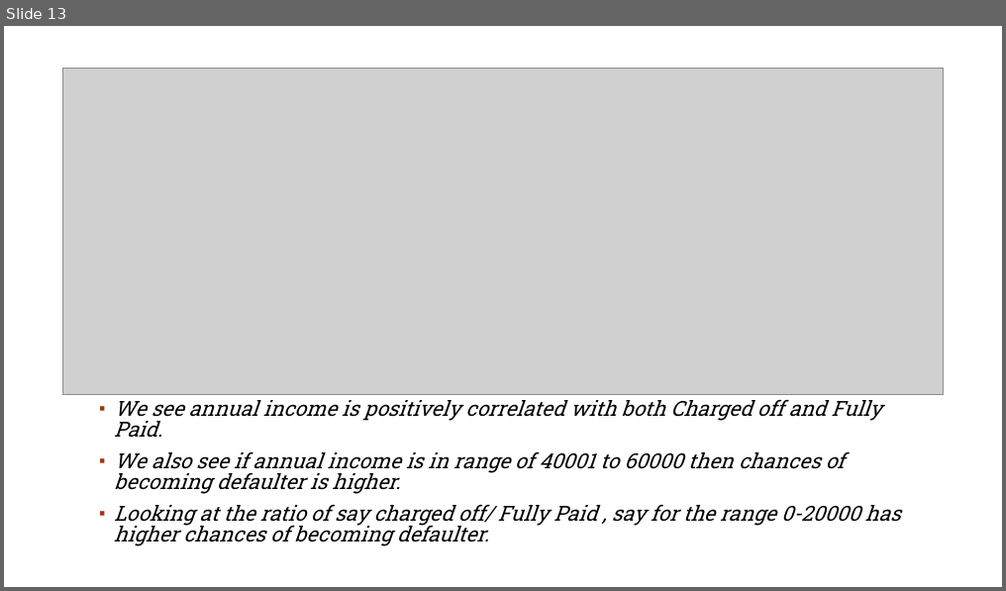
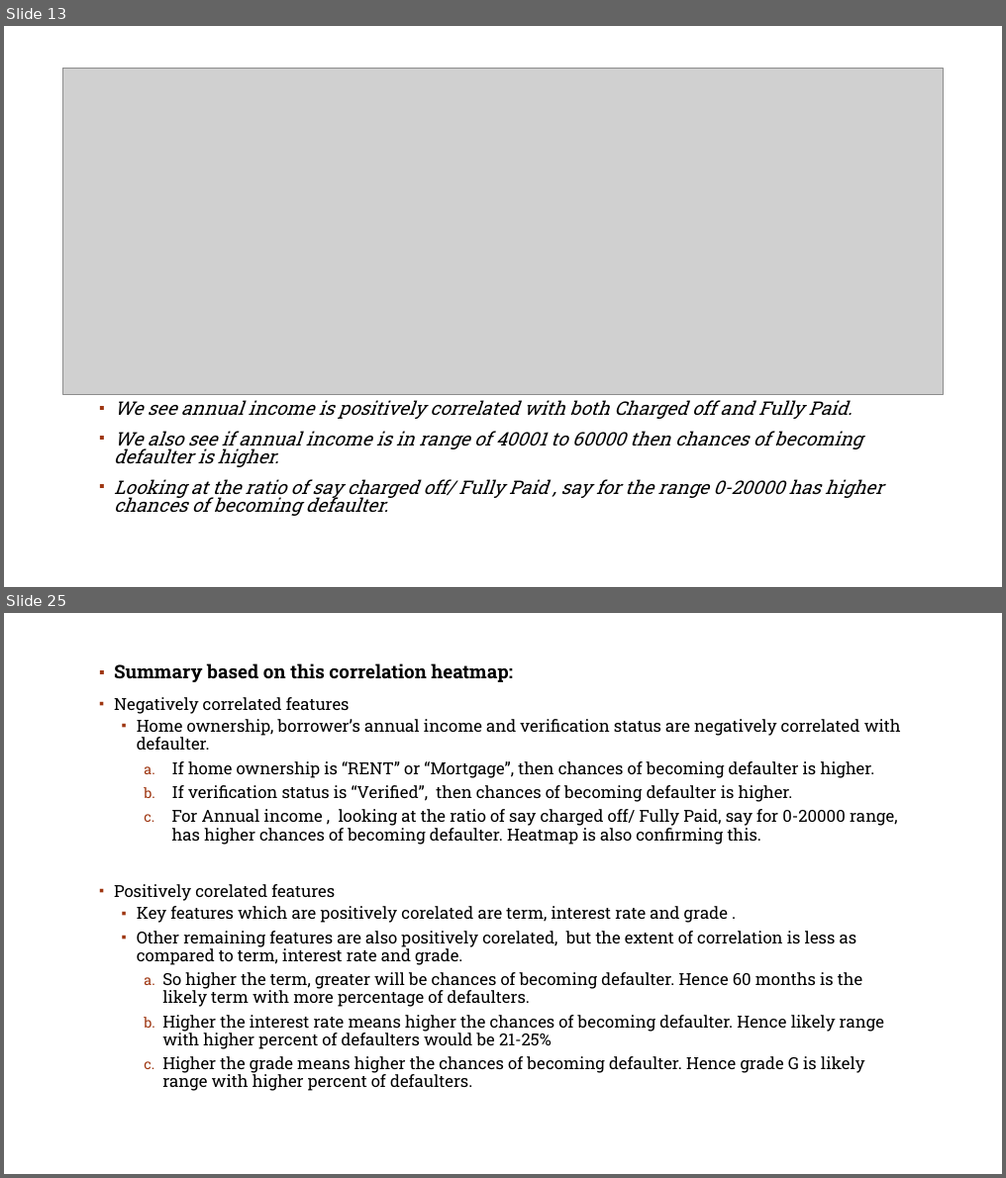
Before and after one commit to rahul2july/lendingclubcasestudy, a slide deck: lendingclubcasestudy.pptx. Shown one above the other, each under a label of ours: slide 13 before the commit, slides 13 and 25 after it; the slides between them are not shown. The pictures are 1006x591 and 1006x1178 pixels, drawn with LibreOffice and Linux fonts; fonts in the diff are those of the drawing; grey boxes stand for pictures; background and template pictures are left out. Boxes give left, top, right and bottom in pixels: in the first picture for what was removed or moved away, otherwise in the second. Text is boxed around its words. In the diff, an @@ line names an element or a change of style, - is before the commit and + after.

```diff
--- a/lendingclubcasestudy.pptx
+++ b/lendingclubcasestudy.pptx
@@ slide 25 added at bbox=[4, 613, 1002, 1174], background #FFFFFF; not listed: 1 template element that a slide beside it also shows @@
@@ text added at bbox=[114, 663, 901, 1091], 16 pt, text #000000 @@
+▪ Summary based on this correlation heatmap:
+▪ Negatively correlated features
+  ▪ Home ownership, borrower’s annual income and verification status are negatively correlated with defaulter.
+    a. If home ownership is “RENT” or “Mortgage”, then chances of becoming defaulter is higher.
+    b. If verification status is “Verified”, then chances of becoming defaulter is higher.
+    c. For Annual income , looking at the ratio of say charged off/ Fully Paid, say for 0-20000 range, has higher chances of becoming defaulter. Heatmap is also confirming this.
+▪ Positively corelated features
+  ▪ Key features which are positively corelated are term, interest rate and grade .
+  ▪ Other remaining features are also positively corelated, but the extent of correlation is less as compared to term, interest rate and grade.
+    a. So higher the term, greater will be chances of becoming defaulter. Hence 60 months is the likely term with more percentage of defaulters.
+    b. Higher the interest rate means higher the chances of becoming defaulter. Hence likely range with higher percent of defaulters would be 21-25%
+    c. Higher the grade means higher the chances of becoming defaulter. Hence grade G is likely range with higher percent of defaulters.
@@ slide 13 changed as well @@
@@ text "We see annual income is ..." at bbox=[114, 400, 882, 516]: size 20 to 18 pt @@
```
Also in this commit, not shown: 1 other slide changed, 11 other slides added, 2 other files.
